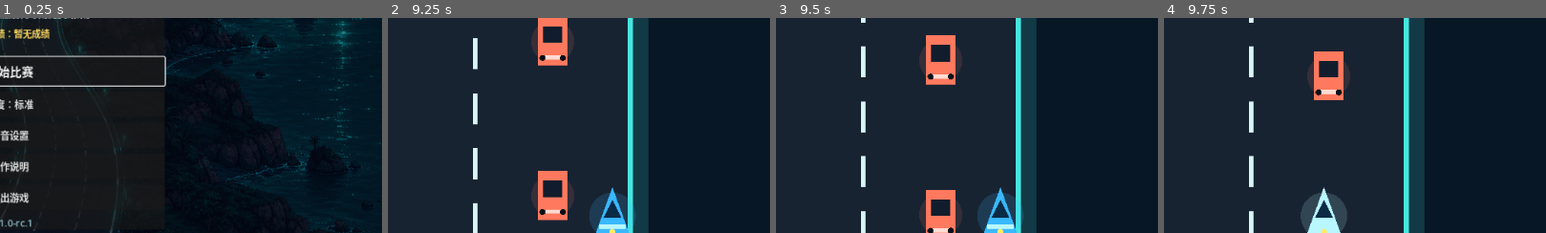
Above: before the commit, frames 1-4 (left to right).
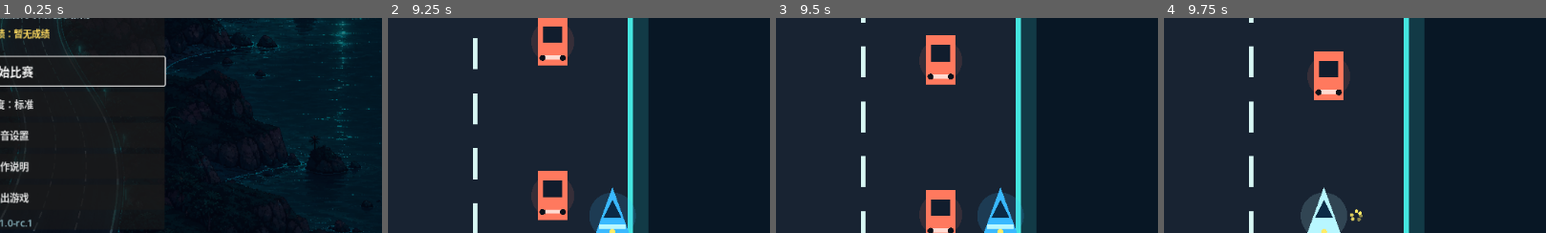
Above: after the commit, the same moments.

Repository: xiejiamincyq/car
Game: Godot game, scene res://scenes/main.tscn
Two runs of this game, one before a commit and one after it. Both use one fixed random seed, a clock stepped at 60 frames per second and the inputs below.
Inputs:
- Up to frame 1 (0.25 s): no input
- Up to frame 2 (9.25 s): click "开始比赛" at 0.5 s; tap Enter at 1.25, 3.5 s; hold Right (steer_right) 1.28-2.03 s; tap Space at 2 s; hold Down (brake) 2.03-2.78 s; hold Right (steer_right) 2.78-3.53 s; hold Up (accelerate) 3.53-4.28 s; hold Left (steer_left) 4.28-5.78 s; hold Down (brake) 5.78-6.53 s; hold Right (steer_right) 6.53-7.28 s; hold Up (accelerate) 7.28-8.03 s; hold Right (steer_right) 8.03-8.78 s; hold Down (brake) from 8.78 s (still down)
- Up to frame 3 (9.5 s): keep holding Down (brake)
- Up to frame 4 (9.75 s): release Down (brake) at 9.53 s; hold Left (steer_left) from 9.53 s (still down)
The pictures show only the part of the screen within x 49-99%, y 36-86%; the shares and areas given below are measured in that part.

Frames 1-3 are identical in both runs. In frame 4, 0.1% of the frame differs, in the area x 48-52%, y 88-95%.

Commit message:
feat: add layered gameplay feedback

Diff:
--- a/scenes/main.tscn
+++ b/scenes/main.tscn
@@ -299,6 +299,23 @@
 anchor_bottom = 1.0
 grow_horizontal = 2
 grow_vertical = 2
+mouse_filter = 2
+
+[node name="FeedbackBanner" type="Label" parent="CanvasLayer"]
+visible = false
+anchors_preset = 10
+anchor_right = 1.0
+offset_top = 180.0
+offset_bottom = 236.0
+grow_horizontal = 2
+theme_override_colors/font_color = Color(1, 0.9, 0.4, 1)
+theme_override_colors/font_shadow_color = Color(0.01, 0.03, 0.07, 1)
+theme_override_constants/shadow_offset_x = 2
+theme_override_constants/shadow_offset_y = 3
+theme_override_font_sizes/font_size = 32
+text = "赛段 2"
+horizontal_alignment = 1
+vertical_alignment = 1
 mouse_filter = 2
 
 [node name="Label" type="Label" parent="CanvasLayer/CountdownScreen"]
--- a/scripts/game_config.gd
+++ b/scripts/game_config.gd
@@ -35,3 +35,4 @@
 const COMBO_WINDOW_SECONDS: float = 2.5
 const COMBO_MAX_MULTIPLIER: int = 3
 const COMBO_EVENTS_PER_MULTIPLIER: int = 4
+const SPARK_MAX_COUNT: int = 24
--- /dev/null
+++ b/scripts/game_feedback.gd
@@ -0,0 +1,93 @@
+class_name GameFeedback
+extends RefCounted
+
+enum FuelTier { NORMAL, LOW, CRITICAL }
+
+const LOW_FUEL_THRESHOLD := 30.0
+const CRITICAL_FUEL_THRESHOLD := 15.0
+const STAGE_TRANSITION_SECONDS := 2.0
+
+var maximum_sparks: int
+var sparks: Array[Dictionary] = []
+var low_fuel_tier: FuelTier = FuelTier.NORMAL
+var flashing_enabled := true
+var previous_stage := 0
+var current_stage := 0
+var stage_transition_mix := 1.0
+var stage_banner_text := ""
+var _elapsed_seconds := 0.0
+var _stage_transition_elapsed := STAGE_TRANSITION_SECONDS
+var _stage_banner_remaining := 0.0
+var _spark_serial := 0
+
+func _init(spark_cap: int) -> void:
+	maximum_sparks = maxi(1, spark_cap)
+
+func tick(delta: float, fuel: float, stage: int) -> void:
+	var safe_delta := maxf(0.0, delta)
+	_elapsed_seconds += safe_delta
+	_update_sparks(safe_delta)
+	low_fuel_tier = FuelTier.CRITICAL if fuel < CRITICAL_FUEL_THRESHOLD else (FuelTier.LOW if fuel < LOW_FUEL_THRESHOLD else FuelTier.NORMAL)
+	if stage != current_stage:
+		previous_stage = current_stage
+		current_stage = maxi(0, stage)
+		_stage_transition_elapsed = 0.0
+		stage_transition_mix = 0.0
+		_stage_banner_remaining = STAGE_TRANSITION_SECONDS
+		stage_banner_text = "赛段 %d" % (current_stage + 1)
+	else:
+		_stage_transition_elapsed = minf(STAGE_TRANSITION_SECONDS, _stage_transition_elapsed + safe_delta)
+		stage_transition_mix = _stage_transition_elapsed / STAGE_TRANSITION_SECONDS
+		_stage_banner_remaining = maxf(0.0, _stage_banner_remaining - safe_delta)
+		if is_zero_approx(_stage_banner_remaining):
+			stage_banner_text = ""
+
+func spawn_collision(position: Vector2, speed: float, maximum_speed: float) -> void:
+	var speed_ratio := clampf(speed / maxf(1.0, maximum_speed), 0.0, 1.0)
+	var spark_count := 6 + roundi(speed_ratio * 8.0)
+	for spark_index in range(spark_count):
+		while sparks.size() >= maximum_sparks:
+			sparks.pop_front()
+		var angle := float(_spark_serial + spark_index) * 2.399963
+		var velocity := Vector2.from_angle(angle) * lerpf(90.0, 250.0, speed_ratio)
+		sparks.append({"position": position, "velocity": velocity, "life": 0.35 + 0.18 * float(spark_index % 3)})
+	_spark_serial += spark_count
+
+func shake_magnitude_for_speed(speed: float, maximum_speed: float) -> float:
+	return lerpf(4.0, 14.0, clampf(speed / maxf(1.0, maximum_speed), 0.0, 1.0))
+
+func low_fuel_text() -> String:
+	match low_fuel_tier:
+		FuelTier.LOW: return "燃油偏低"
+		FuelTier.CRITICAL: return "燃油危险"
+		_: return ""
+
+func is_fuel_warning_visible() -> bool:
+	if low_fuel_tier == FuelTier.NORMAL:
+		return false
+	if not flashing_enabled:
+		return true
+	var frequency := 4.0 if low_fuel_tier == FuelTier.CRITICAL else 2.0
+	return int(floor(_elapsed_seconds * frequency)) % 2 == 0
+
+func reset() -> void:
+	sparks.clear()
+	low_fuel_tier = FuelTier.NORMAL
+	previous_stage = 0
+	current_stage = 0
+	stage_transition_mix = 1.0
+	stage_banner_text = ""
+	_elapsed_seconds = 0.0
+	_stage_transition_elapsed = STAGE_TRANSITION_SECONDS
+	_stage_banner_remaining = 0.0
+
+func _update_sparks(delta: float) -> void:
+	var active: Array[Dictionary] = []
+	for spark in sparks:
+		var updated := spark.duplicate()
+		updated.life = maxf(0.0, float(updated.life) - delta)
+		updated.position += updated.velocity * delta
+		updated.velocity *= maxf(0.0, 1.0 - 3.5 * delta)
+		if updated.life > 0.0:
+			active.append(updated)
+	sparks = active
--- a/scripts/main.gd
+++ b/scripts/main.gd
@@ -15,6 +15,7 @@
 const SaveStore = preload("res://scripts/save_store.gd")
 const Progression = preload("res://scripts/progression.gd")
 const PassEventResolver = preload("res://scripts/pass_event_resolver.gd")
+const GameFeedback = preload("res://scripts/game_feedback.gd")
 
 const ROAD_MARK_REPEAT_DISTANCE := 92.0
 
@@ -73,6 +74,8 @@
 var title_best_scores: Label
 var result_best_scores: Label
 var new_record_label: Label
+var feedback: GameFeedback
+var feedback_banner: Label
 
 func _ready() -> void:
 	_ensure_input_actions()
@@ -84,6 +87,7 @@
 	fuel_spawn_director = FuelSpawnDirector.new(_fuel_seed_for_run(current_run_seed), GameConfig.ROAD_LANE_COUNT, GameConfig.FUEL_PICKUP_INTERVAL)
 	collision = CollisionResponder.new(GameConfig.COLLISION_SPEED_PENALTY, GameConfig.COLLISION_INVULNERABILITY_SECONDS)
 	run = RunState.new(GameConfig.MAX_FUEL, GameConfig.FUEL_DRAIN_PER_SECOND, GameConfig.FUEL_GRACE_SECONDS)
+	feedback = GameFeedback.new(GameConfig.SPARK_MAX_COUNT)
 	collision_audio = AudioStreamPlayer.new()
 	collision_audio.stream = CollisionSound.create_stream()
 	add_child(collision_audio)
@@ -118,6 +122,7 @@
 	title_best_scores = $CanvasLayer/TitleScreen/Center/Card/Content/BestScores
 	result_best_scores = $CanvasLayer/ResultScreen/Center/Card/Content/BestScores
 	new_record_label = $CanvasLayer/ResultScreen/Center/Card/Content/NewRecord
+	feedback_banner = $CanvasLayer/FeedbackBanner
 	_bind_ui_actions()
 	_configure_persistence(SaveStore.new(), get_tree().current_scene == self)
 	start_button.grab_focus()
@@ -162,6 +167,7 @@
 	drive.step(delta, accelerate_input, brake_input, steering_input)
 	road_scroll = advance_road_scroll(road_scroll, drive.speed, delta, ROAD_MARK_REPEAT_DISTANCE)
 	run.tick(delta, drive.speed, GameConfig.MAX_SPEED)
+	feedback.tick(delta, run.fuel, run.difficulty_stage)
 	if run.phase == RunState.Phase.GAME_OVER:
 		_stop_run_audio()
 		_update_hud()
@@ -187,7 +193,8 @@
 	var road_right := center_x + GameConfig.ROAD_HALF_WIDTH
 	draw_rect(Rect2(Vector2.ZERO, viewport_size), VisualStyle.OCEAN)
 	draw_rect(Rect2(road_left - 30.0, 0.0, GameConfig.ROAD_HALF_WIDTH * 2.0 + 60.0, viewport_size.y), VisualStyle.SHOULDER)
-	draw_rect(Rect2(road_left, 0.0, GameConfig.ROAD_HALF_WIDTH * 2.0, viewport_size.y), VisualStyle.ROAD)
+	var road_color := VisualStyle.road_color_for_transition(feedback.previous_stage, feedback.current_stage, feedback.stage_transition_mix)
+	draw_rect(Rect2(road_left, 0.0, GameConfig.ROAD_HALF_WIDTH * 2.0, viewport_size.y), road_color)
 	draw_line(Vector2(road_left, 0.0), Vector2(road_left, viewport_size.y), VisualStyle.EDGE_NEON, 8.0)
 	draw_line(Vector2(road_right, 0.0), Vector2(road_right, viewport_size.y), VisualStyle.EDGE_NEON, 8.0)
 	for lane_index in range(1, GameConfig.ROAD_LANE_COUNT):
@@ -205,7 +212,13 @@
 	draw_colored_polygon(PackedVector2Array([car_center + Vector2(0.0, -27.0), car_center + Vector2(15.0, 3.0), car_center + Vector2(-15.0, 3.0)]), Color("0b2a45"))
 	draw_rect(Rect2(car_center + Vector2(-22.0, 14.0), Vector2(44.0, 8.0)), VisualStyle.PLAYER_GLOW)
 	draw_circle(car_center + Vector2(0.0, 27.0), 5.0, VisualStyle.WARNING)
+	_draw_sparks()
 	draw_set_transform(Vector2.ZERO)
+
+func _draw_sparks() -> void:
+	for spark in feedback.sparks:
+		var alpha := clampf(float(spark.life) * 2.0, 0.0, 1.0)
+		draw_circle(spark.position, 3.0, Color(VisualStyle.WARNING, alpha))
 
 func _draw_traffic(road_left: float) -> void:
 	var lane_width := GameConfig.ROAD_HALF_WIDTH * 2.0 / GameConfig.ROAD_LANE_COUNT
@@ -268,13 +281,16 @@
 	for vehicle in traffic.vehicles:
 		var traffic_center := Vector2(road_left + lane_width * (vehicle.lane_position + 0.5), vehicle.y)
 		if absf(traffic_center.x - player_center.x) < GameConfig.COLLISION_LATERAL_DISTANCE and absf(traffic_center.y - player_center.y) < GameConfig.COLLISION_LONGITUDINAL_DISTANCE:
+			var impact_speed := drive.speed
 			var outcome := collision.try_collide(drive.speed)
 			if outcome.hit:
 				drive.speed = outcome.speed
 				vehicle.y = player_center.y + 130.0
 				vehicle.collided_with_player = true
 				run.break_combo()
-				screen_shake = Vector2(10.0, -7.0)
+				feedback.spawn_collision(player_center, impact_speed, GameConfig.MAX_SPEED)
+				var shake := feedback.shake_magnitude_for_speed(impact_speed, GameConfig.MAX_SPEED)
+				screen_shake = Vector2(shake, -shake * 0.7)
 				_play_effect(collision_audio)
 
 func _toggle_audio_mute() -> void:
@@ -353,6 +369,7 @@
 	run.reset()
 	fuel_pickups.clear()
 	fuel_spawn_director.reset(_fuel_seed_for_run(current_run_seed))
+	feedback.reset()
 	result_persisted = false
 	is_new_record = false
 
@@ -523,7 +540,9 @@
 	speed_label.text = "SPEED  %03d km/h" % roundi(drive.speed * 0.42)
 	position_label.text = ""
 	score_label.text = "SCORE  %06d    DIST  %05dm" % [run.score, roundi(run.distance)]
-	fuel_label.text = "FUEL  %03d%%" % roundi(run.fuel)
+	var fuel_warning := feedback.low_fuel_text() if feedback.is_fuel_warning_visible() else ""
+	fuel_label.text = "FUEL  %03d%%  %s" % [roundi(run.fuel), fuel_warning]
+	fuel_label.modulate = Color("ff6b6b") if feedback.low_fuel_tier == GameFeedback.FuelTier.CRITICAL else (Color("ffd75a") if feedback.low_fuel_tier == GameFeedback.FuelTier.LOW else Color.WHITE)
 	var combo_time := "%.1fs" % run.combo.remaining_seconds if run.combo.event_count > 0 else "READY"
 	run_status_label.text = "STAGE %d  |  COMBO x%d %s  |  %s" % [run.difficulty_stage + 1, run.combo.multiplier, combo_time, _phase_text()]
 	controls_hint_label.text = "W/S 速度  A/D 转向  P 暂停  M 静音  |  SEED %d" % current_run_seed
@@ -532,6 +551,8 @@
 	var result_was_visible := result_screen.visible
 	race_hud.visible = run.phase == RunState.Phase.RUNNING or run.phase == RunState.Phase.PAUSED
 	countdown_screen.visible = run.phase == RunState.Phase.COUNTDOWN
+	feedback_banner.visible = run.phase == RunState.Phase.RUNNING and not feedback.stage_banner_text.is_empty()
+	feedback_banner.text = feedback.stage_banner_text
 	if countdown_screen.visible:
 		countdown_label.text = str(maxi(1, ceili(run.countdown_remaining)))
 	pause_screen.visible = run.phase == RunState.Phase.PAUSED and not confirmation_screen.visible and not settings_screen.visible
--- a/scripts/visual_style.gd
+++ b/scripts/visual_style.gd
@@ -6,6 +6,7 @@
 const OCEAN := Color("081725")
 const SHOULDER := Color("123a46")
 const ROAD := Color("182332")
+const STAGE_ROAD_COLORS := [Color("182332"), Color("1d2938"), Color("24273d"), Color("2b243d")]
 const EDGE_NEON := Color("45e6e0")
 const LANE_MARK := Color("d8f7f4")
 const PLAYER_BODY := Color("39b9ff")
@@ -31,5 +32,10 @@
 	var darker := minf(_luminance(foreground), _luminance(background)) + 0.05
 	return brighter / darker >= 2.4
 
+static func road_color_for_transition(previous_stage: int, current_stage: int, mix_amount: float) -> Color:
+	var from_color: Color = STAGE_ROAD_COLORS[clampi(previous_stage, 0, STAGE_ROAD_COLORS.size() - 1)]
+	var to_color: Color = STAGE_ROAD_COLORS[clampi(current_stage, 0, STAGE_ROAD_COLORS.size() - 1)]
+	return from_color.lerp(to_color, clampf(mix_amount, 0.0, 1.0))
+
 static func _luminance(color: Color) -> float:
 	return color.r * 0.2126 + color.g * 0.7152 + color.b * 0.0722
--- /dev/null
+++ b/tests/test_game_feedback.gd
@@ -0,0 +1,33 @@
+extends SceneTree
+
+const GameFeedback = preload("res://scripts/game_feedback.gd")
+const VisualStyle = preload("res://scripts/visual_style.gd")
+
+func _init() -> void:
+	var feedback := GameFeedback.new(24)
+	for collision_index in range(20):
+		feedback.spawn_collision(Vector2(100.0, 200.0), 200.0 + collision_index * 30.0, 760.0)
+	assert(feedback.sparks.size() <= 24, "Procedural collision sparks must respect their hard object cap")
+	for spark in feedback.sparks:
+		assert(is_finite(spark.position.x) and is_finite(spark.position.y) and is_finite(spark.velocity.x) and is_finite(spark.velocity.y) and is_finite(spark.life), "Spark state must never contain NaN or infinity")
+	feedback.tick(2.0, 100.0, 0)
+	assert(feedback.sparks.is_empty(), "Expired sparks must be recycled promptly")
+	assert(feedback.shake_magnitude_for_speed(700.0, 760.0) > feedback.shake_magnitude_for_speed(200.0, 760.0), "High-speed collisions must produce stronger shake")
+
+	feedback.tick(0.0, 29.9, 0)
+	assert(feedback.low_fuel_tier == GameFeedback.FuelTier.LOW and feedback.low_fuel_text() == "燃油偏低", "The first fuel threshold must use an explicit text warning")
+	feedback.tick(0.0, 14.9, 0)
+	assert(feedback.low_fuel_tier == GameFeedback.FuelTier.CRITICAL and feedback.low_fuel_text() == "燃油危险", "The critical threshold must be distinct in text")
+	feedback.flashing_enabled = false
+	feedback.tick(0.25, 10.0, 0)
+	assert(feedback.is_fuel_warning_visible(), "Disabling flashing must keep a steady warning instead of hiding it")
+
+	feedback.tick(0.0, 100.0, 1)
+	assert(feedback.stage_banner_text == "赛段 2" and is_zero_approx(feedback.stage_transition_mix), "Stage change must start a clear text banner and colour transition")
+	feedback.tick(1.0, 100.0, 1)
+	assert(is_equal_approx(feedback.stage_transition_mix, 0.5), "Stage colour transition must interpolate over its configured duration")
+	var midway := VisualStyle.road_color_for_transition(feedback.previous_stage, feedback.current_stage, feedback.stage_transition_mix)
+	assert(midway != VisualStyle.ROAD and midway != VisualStyle.STAGE_ROAD_COLORS[1], "Mid-transition road colour must be visibly interpolated")
+	feedback.tick(1.1, 100.0, 1)
+	assert(is_equal_approx(feedback.stage_transition_mix, 1.0) and feedback.stage_banner_text.is_empty(), "Stage banner and interpolation must finish cleanly")
+	quit()
--- a/tests/test_hud_layout.gd
+++ b/tests/test_hud_layout.gd
@@ -15,6 +15,11 @@
 	main.run.tick(1.0, 0.0, main.GameConfig.MAX_SPEED)
 	main._update_hud()
 	assert(main.run_status_label.text.contains("COMBO x2 1.5s"), "The HUD must show the live multiplier and remaining combo window")
+	main.feedback.flashing_enabled = false
+	main.feedback.tick(0.0, 10.0, 1)
+	main._update_hud()
+	assert(main.fuel_label.text.contains("燃油危险"), "Critical fuel must remain understandable without relying on colour or flashing")
+	assert(main.feedback_banner.visible and main.feedback_banner.text == "赛段 2", "A stage change must show an explicit HUD banner")
 	for size in [Vector2i(1280, 720), Vector2i(1920, 1080)]:
 		root.content_scale_size = size
 		main._update_hud()
Not shown, changed: CHANGELOG.md
Not shown, changed: tasks/plan-foundation.md
